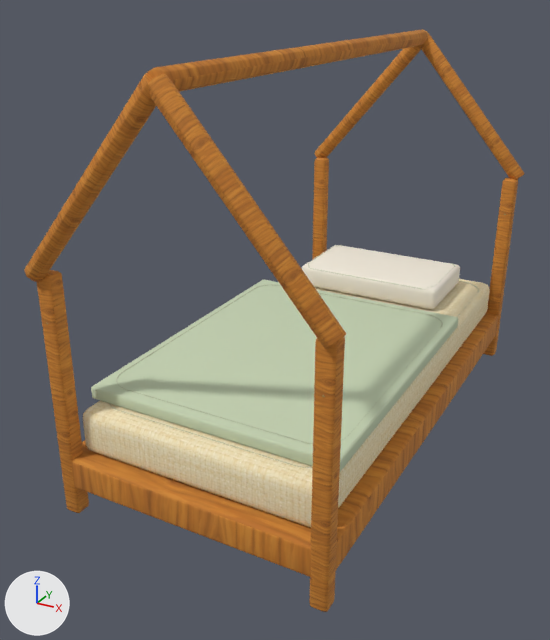
Before and after pictures for a commit that changed the Blender file assets-source/blender/kids-house-bed.blend.
Before and after are seen from a 50 mm camera at (1.19, -2.55, 1.68) aimed at (-0.11, -0.19, 0.5). Arrows for +X, +Y and +Z are at lower left; the lights stay in place. The first picture is the older version.

The scene before the commit, as lines of its bpy script (objects in view):
```python
ob_bed_frame = bpy.data.objects.new('bed_frame', me_cube_492)
ob_bed_frame.location = (0.0, 0.0, 0.0)
ob_pillow = bpy.data.objects.new('pillow', me_cube_495)
ob_pillow.location = (0.0, 0.0, 0.0)
ob_post = bpy.data.objects.new('post', me_cube_496)
ob_post.location = (0.0, 0.0, 0.0)
ob_post_002 = bpy.data.objects.new('post.002', me_cube_498)
ob_post_002.location = (0.0, 0.0, 0.0)
ob_post_003 = bpy.data.objects.new('post.003', me_cube_499)
ob_post_003.location = (0.0, 0.0, 0.0)
ob_ridge = bpy.data.objects.new('ridge', me_cone_073)
ob_ridge.location = (0.0, 0.0, 0.0)
ob_roof_beam = bpy.data.objects.new('roof_beam', me_cone_069)
ob_roof_beam.location = (0.0, 0.0, 0.0)
ob_roof_beam_001 = bpy.data.objects.new('roof_beam.001', me_cone_070)
ob_roof_beam_001.location = (0.0, 0.0, 0.0)
ob_roof_beam_003 = bpy.data.objects.new('roof_beam.003', me_cone_072)
ob_roof_beam_003.location = (0.0, 0.0, 0.0)
# also in view: 'folded_quilt' at (0.0, -0.26, 0.41); 'inset_mattress' at (0.0, 0.0, 0.3); 'roof_beam.002' at (-0.25, 0.99, 1.17); 'post.001' at (-0.47, 0.96, 0.44)
```
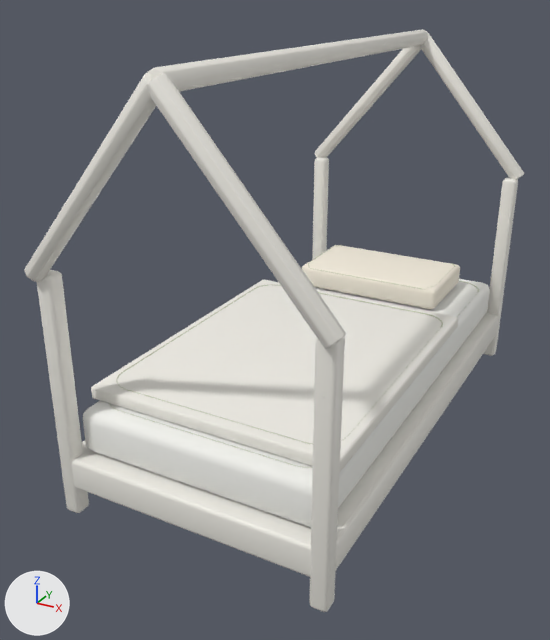
What differs and where, as boxes [x1, y1, x2, y2] in the pictures (550 x 640 px):
'folded_quilt', recoloured (pale green to white): [91, 279, 458, 471] in both
'inset_mattress', surface changed (beige to white): [83, 268, 490, 527] in both
'bed_frame', surface changed (brown to white): [72, 312, 498, 577] in both
'roof_beam.001', surface changed (brown to white): [148, 74, 346, 349] in both
'post.002', surface changed (brown to white): [309, 337, 345, 612] in both
'ridge', surface changed (brown to white): [148, 29, 428, 92] in both
'roof_beam', surface changed (brown to white): [24, 72, 156, 282] in both
'post', surface changed (brown to white): [37, 270, 89, 513] in both
'roof_beam.003', surface changed (brown to white): [420, 33, 524, 180] in both
'post.003', surface changed (brown to white): [483, 178, 518, 356] in both
'roof_beam.002', surface changed (brown to white): [314, 46, 421, 158] in both
'post.001', surface changed (brown to white): [312, 157, 329, 260] in both

Edits to the bpy script that builds the scene:
```text
Change mat_wood_honey_textured:
    remove mat_wood_honey_textured.texture = img_handpainted_honey_oak_png
    add mat_wood_honey_textured.base_color = (0.86, 0.84, 0.78)  # white #efece5
    mat_wood_honey_textured.roughness: 0.82 -> 0.47
Change mat_linen_textured:
    remove mat_linen_textured.texture = img_handpainted_cream_linen_png
    add mat_linen_textured.base_color = (0.9, 0.9, 0.86)  # white #f3f3ef
    mat_linen_textured.roughness: 0.98 -> 0.94
Change mat_upholstery_textured:
    mat_upholstery_textured.base_color: (0.56, 0.65, 0.45) -> (0.86, 0.84, 0.78)  # pale green #c5d3b3 -> white #efece5
```
